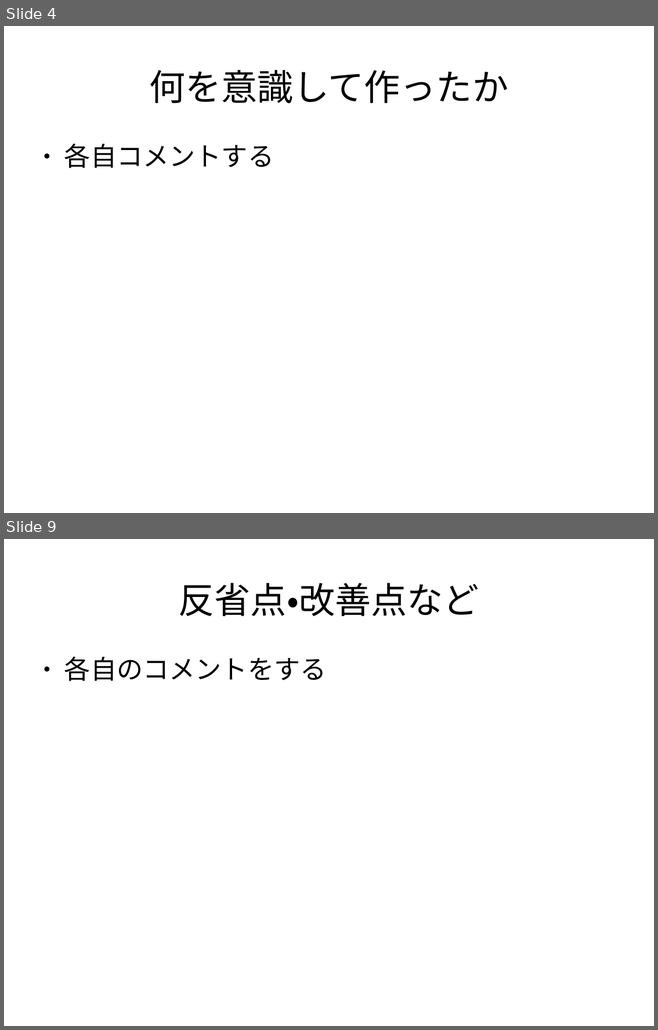
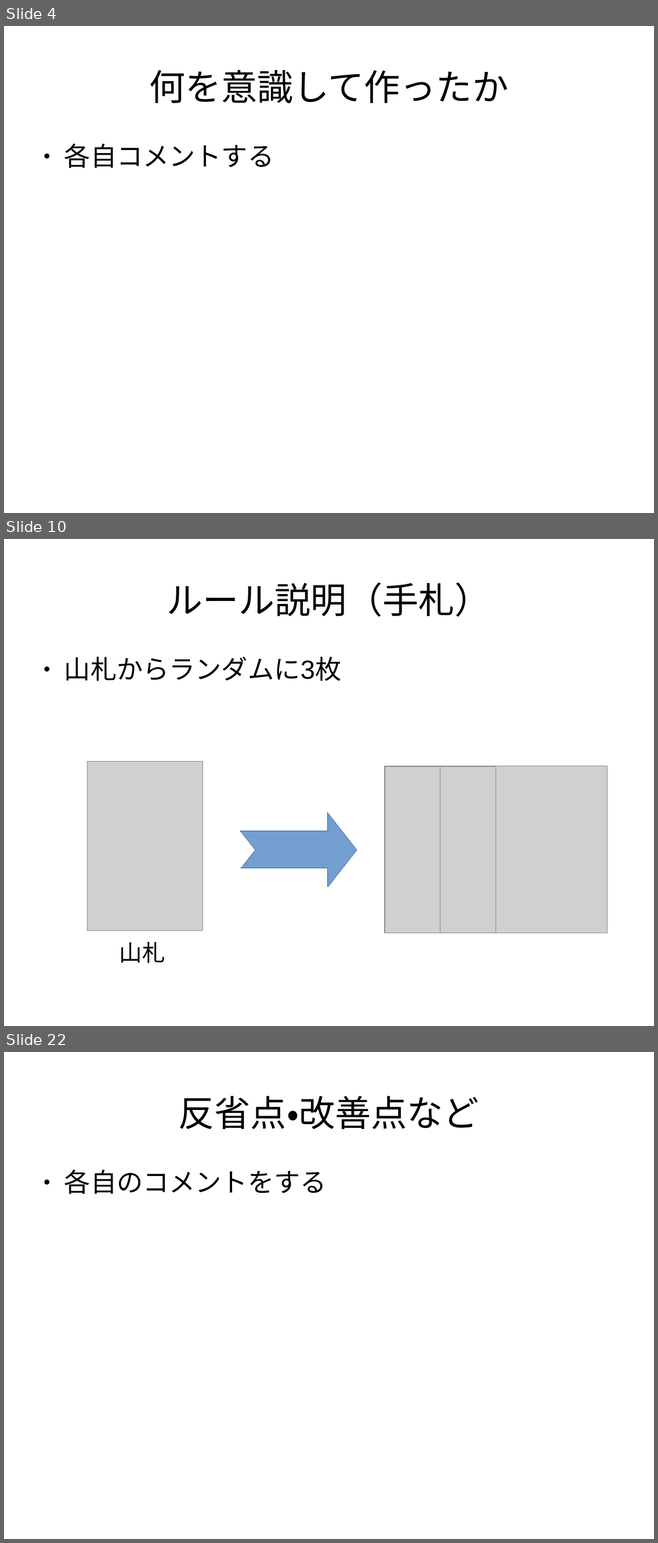
Before and after one commit to Hideya09/Casino, a slide deck: プレゼン資料/ゲーム制作発表.odp. Shown one above the other, each under a label of ours: slides 4 and 9 before the commit, slides 4, 10 and 22 after it; the slides between them are not shown. The pictures are 658x1030 and 658x1543 pixels, drawn with LibreOffice and Linux fonts; fonts in the diff are those of the drawing; grey boxes stand for pictures. Boxes give left, top, right and bottom in pixels: in the first picture for what was removed or moved away, otherwise in the second. Text is boxed around its words. In the diff, an @@ line names an element or a change of style, - is before the commit and + after.

```diff
--- a/プレゼン資料/ゲーム制作発表.odp
+++ b/プレゼン資料/ゲーム制作発表.odp
@@ slide 10 added at [4, 539, 654, 1026], background #FFFFFF @@
@@ title added at [166, 583, 491, 617], 44 pt, text #000000 @@
+ルール説明（手札）
@@ text added at [64, 657, 341, 681], 32 pt, text #000000 @@
+● 山札からランダムに3枚
@@ picture added at [88, 762, 203, 931] @@
@@ picture added at [385, 766, 496, 933] @@
@@ picture added at [440, 766, 552, 933] @@
@@ picture added at [496, 766, 608, 933] @@
@@ freeform shape added at [241, 813, 357, 888], fill #729FCF, outline #3465A4 0 pt @@
@@ text added at [119, 942, 165, 964], 28 pt, text #000000 @@
+山札
@@ what was slide 9 is now slide 22 @@
```
Also in this commit, not shown: 5 slides changed, 14 other slides added, 2 slides removed.
